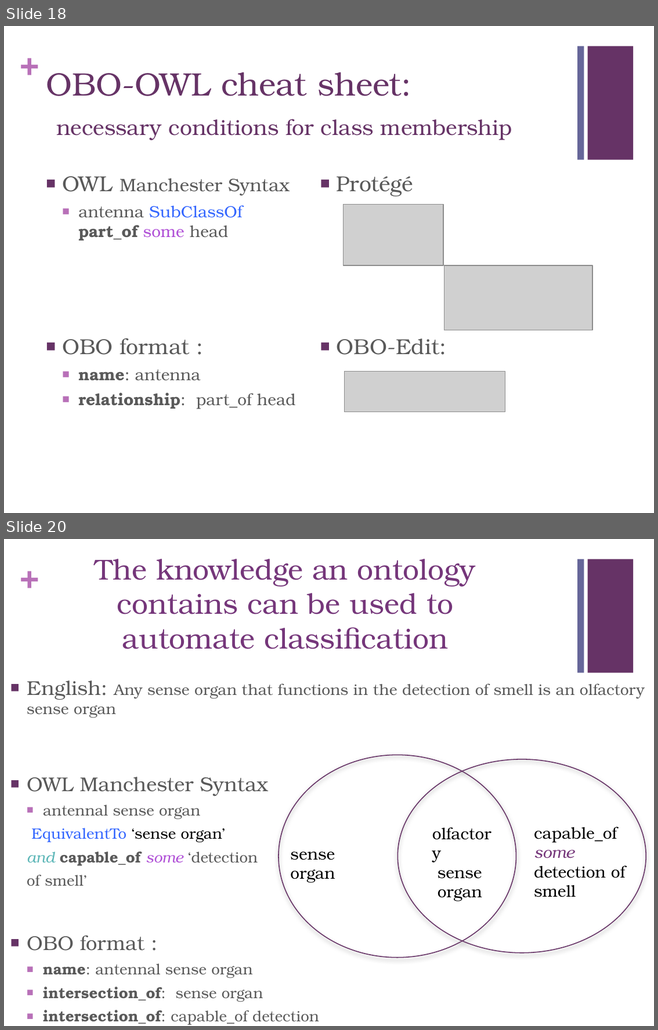
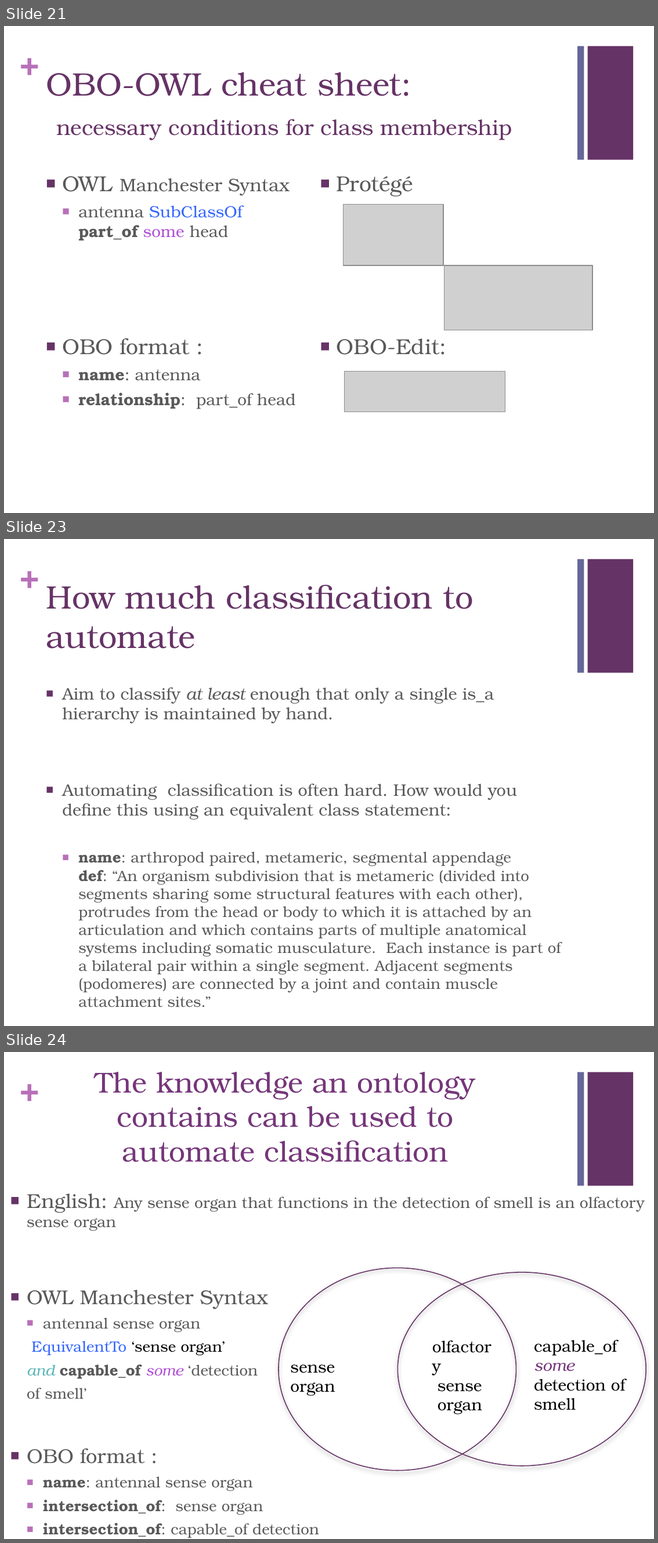
Before and after one commit to geneontology/protege-tutorial, a slide deck: presentations/GO_protege_1201b.pptx. Shown one above the other, each under a label of ours: slides 18 and 20 before the commit, slides 21, 23 and 24 after it; the slides between them are not shown. The pictures are 658x1030 and 658x1543 pixels, drawn with LibreOffice and Linux fonts; fonts in the diff are those of the drawing; grey boxes stand for pictures. Boxes give left, top, right and bottom in pixels: in the first picture for what was removed or moved away, otherwise in the second. Text is boxed around its words. In the diff, an @@ line names an element or a change of style, - is before the commit and + after.

Commit message:
new version.  Added some guidance on when to make Equivalent Class + some stuff on textual defs and annotation  prioerties.  Still no object property characteristics.

```diff
--- a/presentations/GO_protege_1201b.pptx
+++ b/presentations/GO_protege_1201b.pptx
@@ slide 23 added at [4,539,654,1026], background #FFFFFF; not listed: 3 template elements that a slide beside it also shows @@
@@ title added at [46,585,473,649], 36 pt, text #663366 @@
+How much classification to automate
@@ text added at [62,687,561,1007], 16.6 pt, text #595959 @@
+■ Aim to classify at least enough that only a single is_a hierarchy is maintained by hand.
+■ Automating classification is often hard. How would you define this using an equivalent class statement:
+  ■ name: arthropod paired, metameric, segmental appendage
+    def: “An organism subdivision that is metameric (divided into segments sharing some structural features with each other), protrudes from the head or body to which it is attached by an articulation and which contains parts of multiple anatomical systems including somatic musculature. Each instance is part of a bilateral pair within a single segment. Adjacent segments (podomeres) are connected by a joint and contain muscle attachment sites.”
@@ what was slide 18 is now slide 21 @@
@@ what was slide 20 is now slide 24 @@
```
Also in this commit, not shown: 1 slide changed, 4 other slides added.
